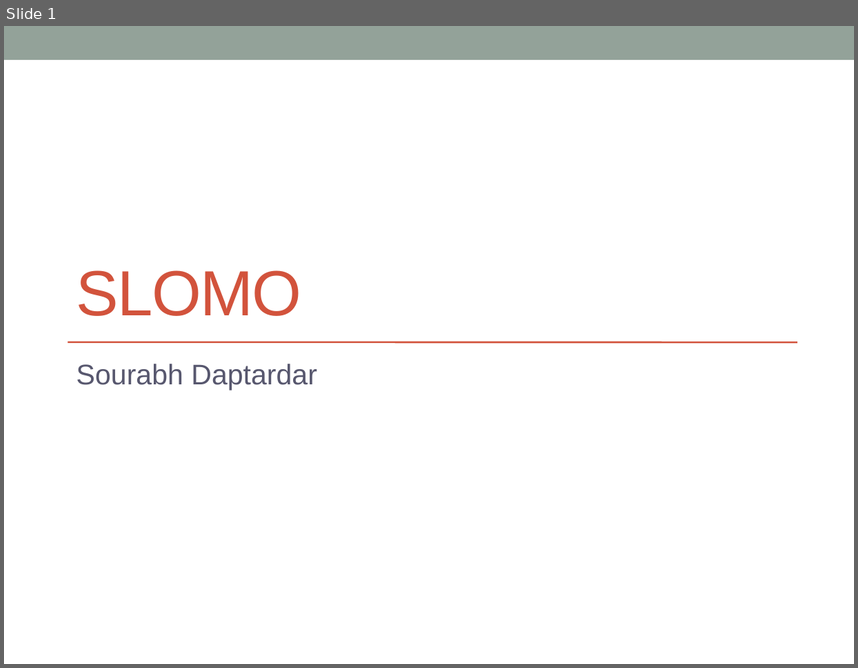
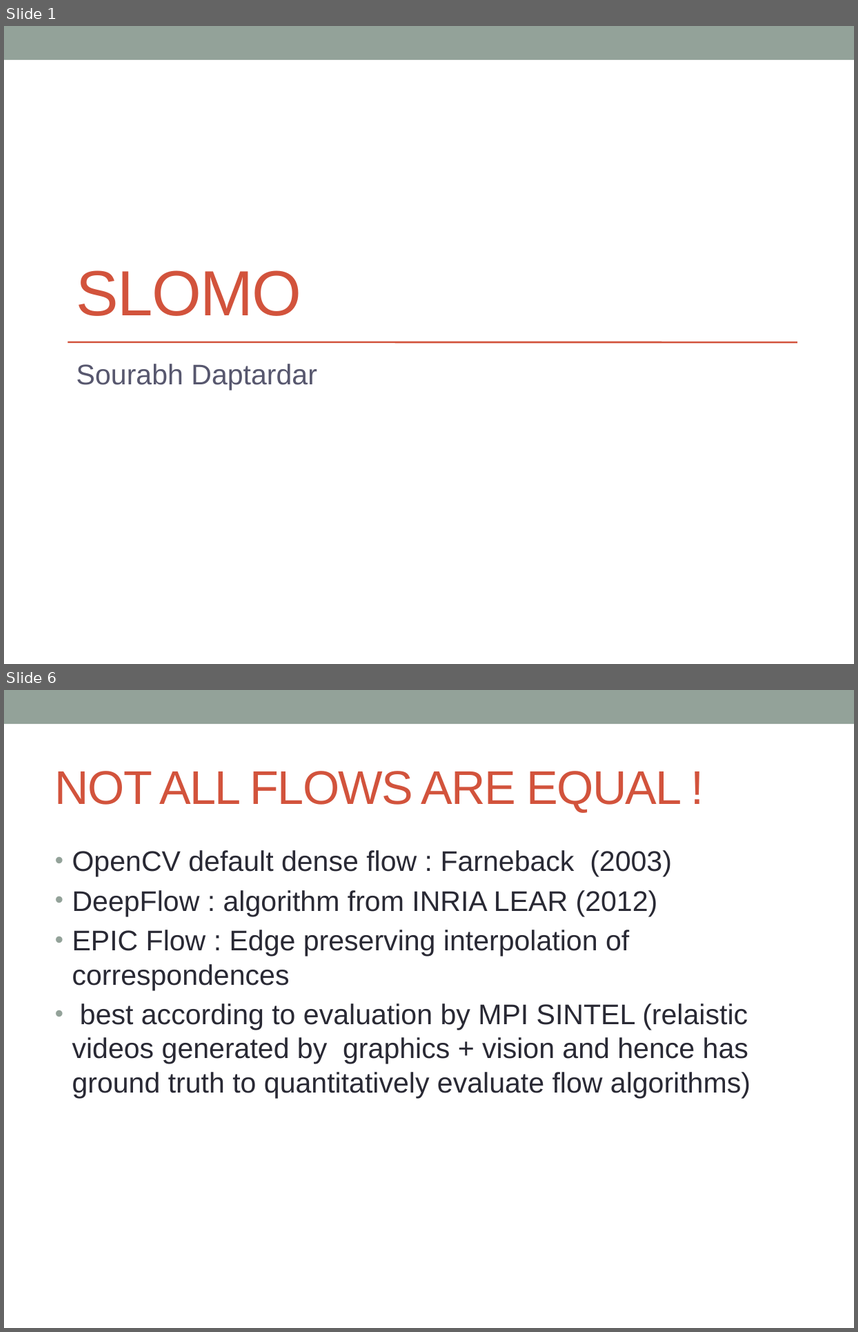
Before and after one commit to sourabhd/ProjPres, a slide deck: presentation/SloMo.pptx. Shown one above the other, each under a label of ours: slide 1 before the commit, slides 1 and 6 after it; the slides between them are not shown. The pictures are 858x668 and 858x1332 pixels, drawn with LibreOffice and Linux fonts; fonts in the diff are those of the drawing. Boxes give left, top, right and bottom in pixels: in the first picture for what was removed or moved away, otherwise in the second. Text is boxed around its words. In the diff, an @@ line names an element or a change of style, - is before the commit and + after.

Commit message:
Added more slides to optical flow

```diff
--- a/presentation/SloMo.pptx
+++ b/presentation/SloMo.pptx
@@ slide 6 added at (4,690,854,1328), background #FFFFFF; not listed: 1 template element that a slide beside it also shows @@
@@ title added at (55,771,682,813), 40 pt, text #D2533C @@
+NOT ALL FLOWS ARE EQUAL !
@@ text added at (72,850,751,1098), 24 pt, text #292934 @@
+• OpenCV default dense flow : Farneback (2003)
+• DeepFlow : algorithm from INRIA LEAR (2012)
+• EPIC Flow : Edge preserving interpolation of correspondences
+• best according to evaluation by MPI SINTEL (relaistic videos generated by graphics + vision and hence has ground truth to quantitatively evaluate flow algorithms)
```
Also in this commit, not shown: 2 slides changed, 11 other slides added, 1 slide removed.
